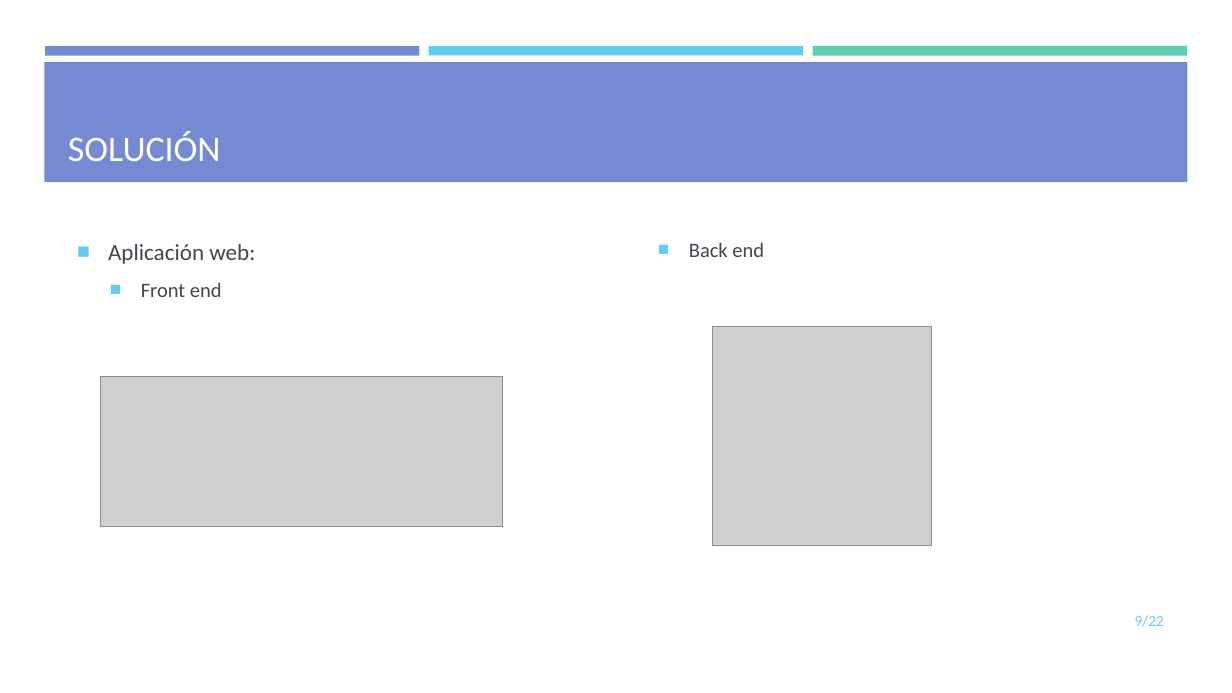
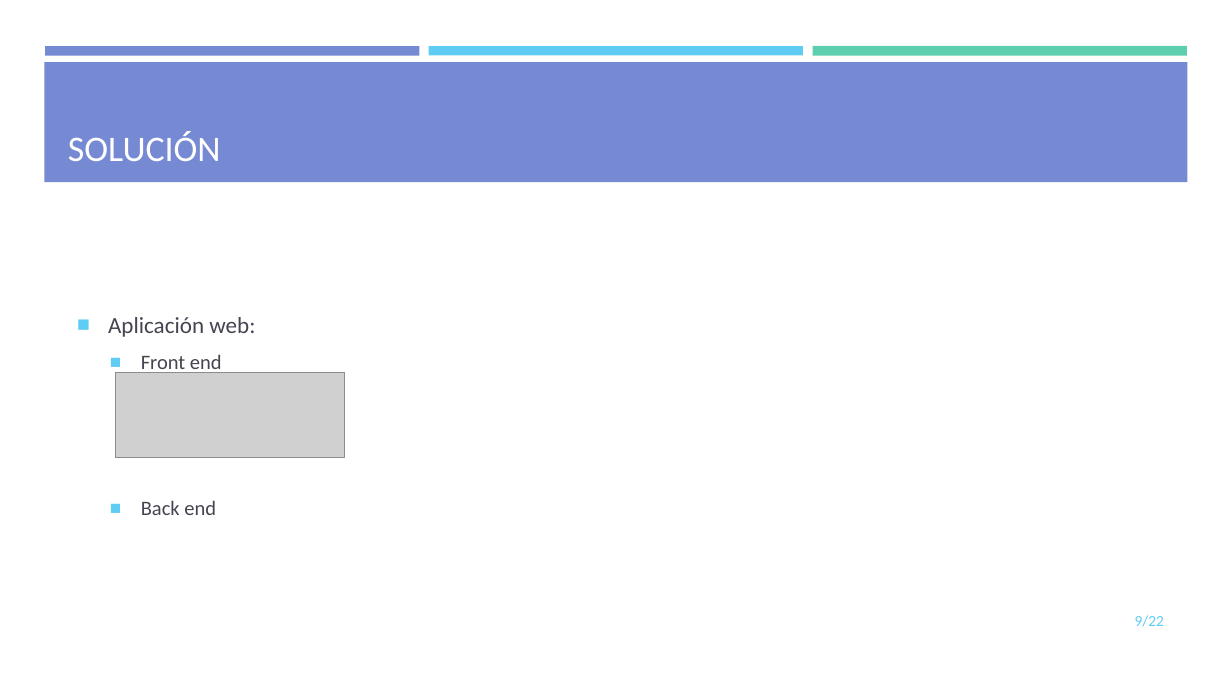
Before and after one commit to mdlunag/tfg, a slide deck: slide 9 of tfg_presentacio.pptx. Drawn at 1232x693 pixels with LibreOffice and Linux fonts; fonts in the diff are those of the drawing; grey boxes stand for pictures. Boxes give left, top, right and bottom in pixels: in the first picture for what was removed or moved away, otherwise in the second. Text is boxed around its words. In the diff, an @@ line names an element or a change of style, - is before the commit and + after.

```diff
--- a/tfg_presentacio.pptx
+++ b/tfg_presentacio.pptx
@@ text "Aplicación web:" at <box>108,317,255,515</box>: columns 2 to 1 @@
@@ picture removed at <box>713,326,933,546</box> @@
@@ picture: place and size @@
-picture at <box>101,376,503,526</box>
+picture at <box>116,372,345,458</box>
```
Also in this commit, not shown: 9 other slides changed, 4 slides added, 6 slides removed.
